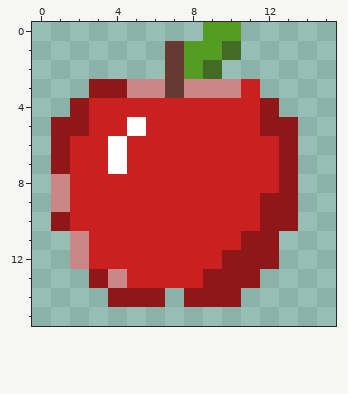
One commit to this pixel-art file: art/appl.aseprite. Above, as it was before the edit.
16x16 pixels, 1 frame.
And afterwards:
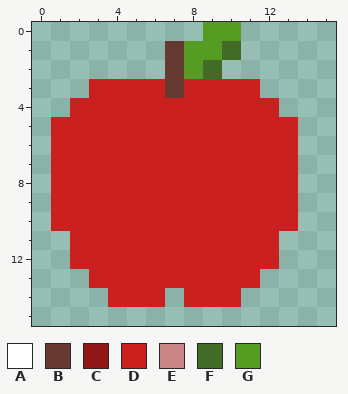
Palette (. is transparent): A #ffffff  B #663931  C #8f1717  D #cb2020  E #cb8787  F #426c26  G #549c22
Difference:
@@ x 0..15 @@
  2 .......BGF......
- 3 ...CCEEBEEED....
- 4 ..CDDDDDDDDDC...
- 5 .CCDDADDDDDDCC..
- 6 .CDDADDDDDDDDC..
- 7 .CDDADDDDDDDDC..
- 8 .EDDDDDDDDDDDC..
- 9 .EDDDDDDDDDDCC..
-10 .CDDDDDDDDDDCC..
-11 ..EDDDDDDDDCC...
-12 ..EDDDDDDDCCC...
-13 ...CEDDDDCCC....
-14 ....CCC.CCC.....
+ 3 ...DDDDBDDDD....
+ 4 ..DDDDDDDDDDD...
+ 5 .DDDDDDDDDDDDD..
+ 6 .DDDDDDDDDDDDD..
+ 7 .DDDDDDDDDDDDD..
+ 8 .DDDDDDDDDDDDD..
+ 9 .DDDDDDDDDDDDD..
+10 .DDDDDDDDDDDDD..
+11 ..DDDDDDDDDDD...
+12 ..DDDDDDDDDDD...
+13 ...DDDDDDDDD....
+14 ....DDD.DDD.....
 15 ................
